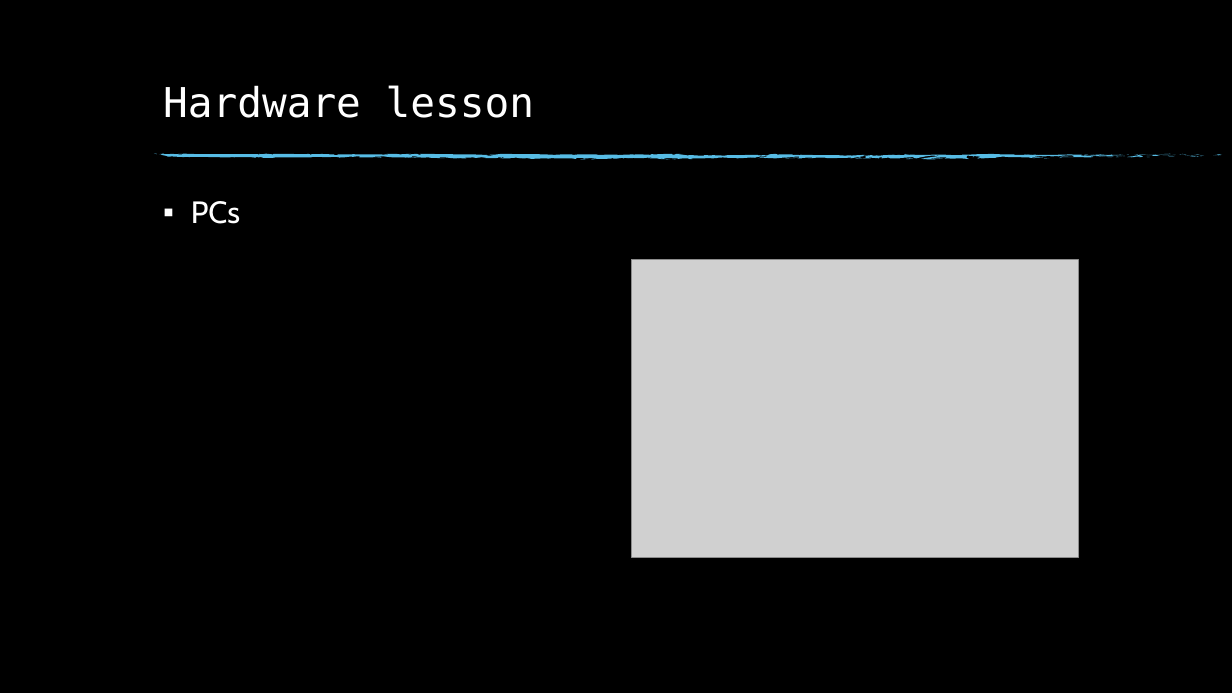
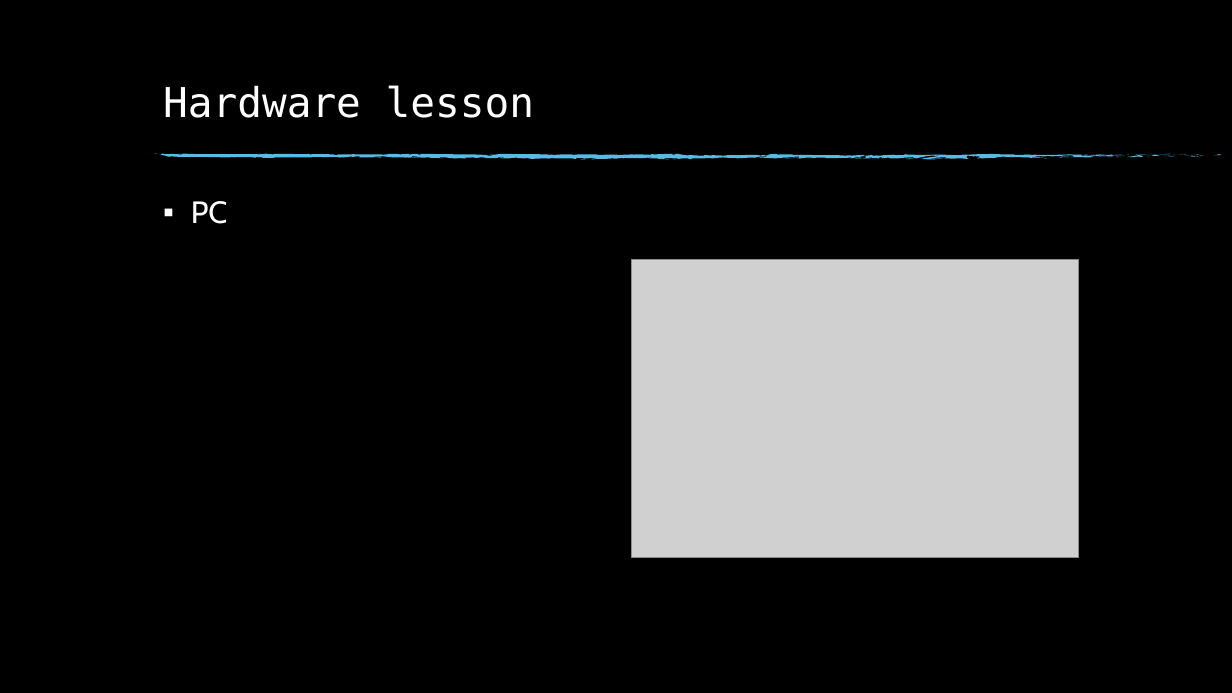
Before and after one commit to doherty100/kidzhackphilly, a slide deck: slide 3 of 01-pc-and-os/01-pc-and-os.pptx. Drawn at 1232x693 pixels with LibreOffice and Linux fonts; fonts in the diff are those of the drawing; grey boxes stand for pictures; background and template pictures are left out. Boxes give left, top, right and bottom in pixels: in the first picture for what was removed or moved away, otherwise in the second. Text is boxed around its words. In the diff, an @@ line names an element or a change of style, - is before the commit and + after.

Commit message:
Minor edits to lesson 1 PowerPoint

```diff
--- a/01-pc-and-os/01-pc-and-os.pptx
+++ b/01-pc-and-os/01-pc-and-os.pptx
@@ text at bbox=[191, 201, 228, 224]: text changed @@
-▪ PCs
+▪ PC
```
Also in this commit, not shown: 3 other slides changed.
